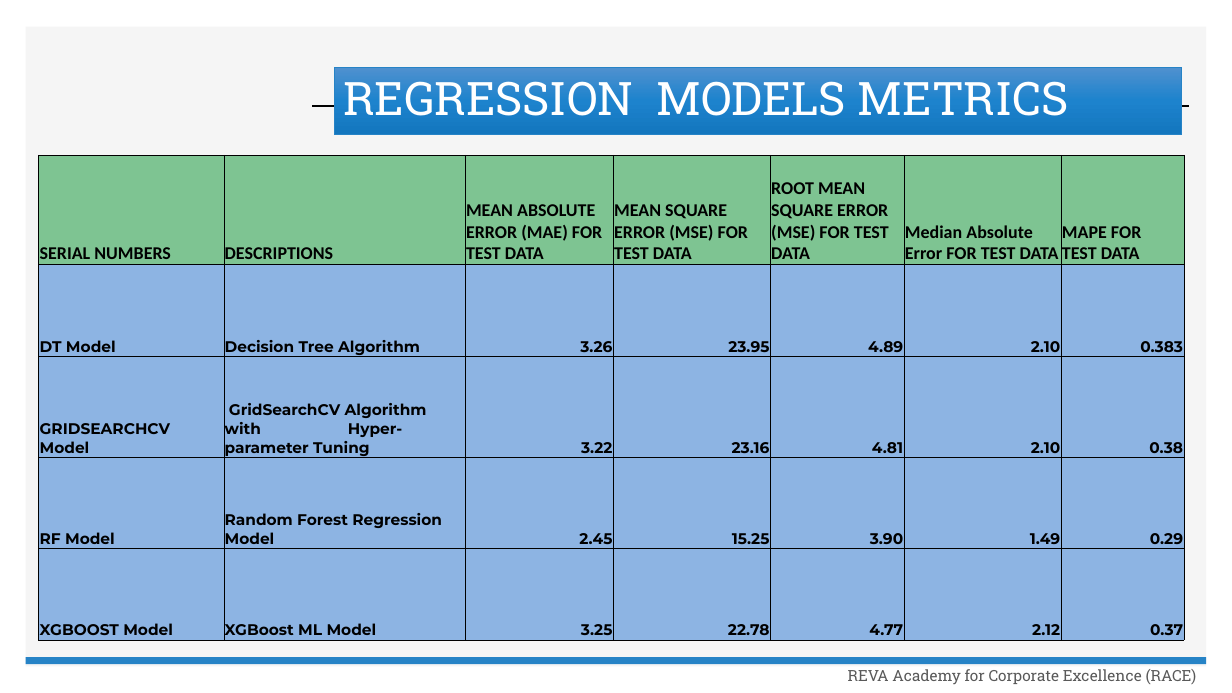
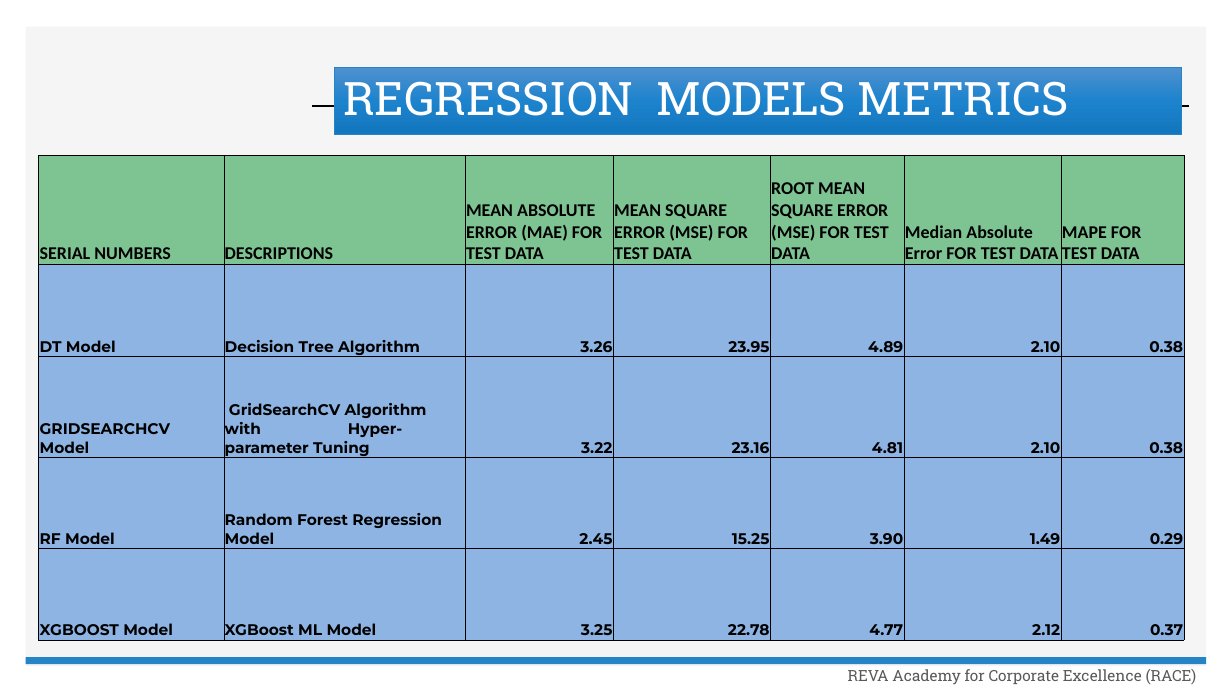
Before and after one commit to Embedded-org/ACCOMPLISHMENTS, a slide deck: slide 10 of RACE_CAPSTONE_PROJECT1/TradingAnalytics_Capstone1_Metrics .pptx. Drawn at 1232x693 pixels with LibreOffice and Linux fonts; fonts in the diff are those of the drawing; background and template pictures are left out. Boxes give left, top, right and bottom in pixels: in the first picture for what was removed or moved away, otherwise in the second. Text is boxed around its words. In the diff, an @@ line names an element or a change of style, - is before the commit and + after.

```diff
--- a/RACE_CAPSTONE_PROJECT1/TradingAnalytics_Capstone1_Metrics .pptx
+++ b/RACE_CAPSTONE_PROJECT1/TradingAnalytics_Capstone1_Metrics .pptx
@@ table at box(39, 155, 1184, 640) @@
-row 2, column 7: 0.383
+row 2, column 7: 0.38
```
Also in this commit, not shown: 3 other slides changed, 2 other files.
